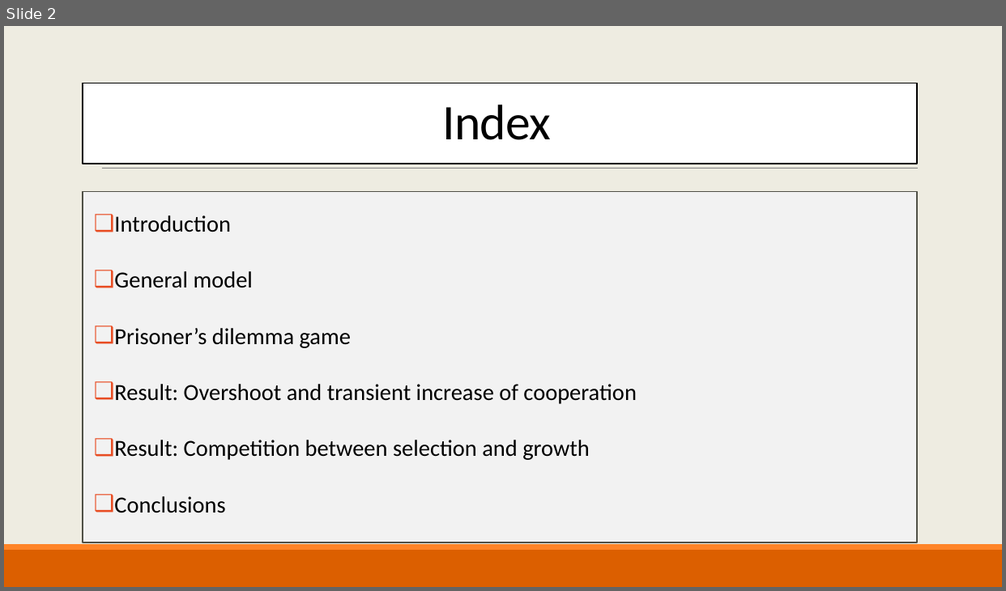
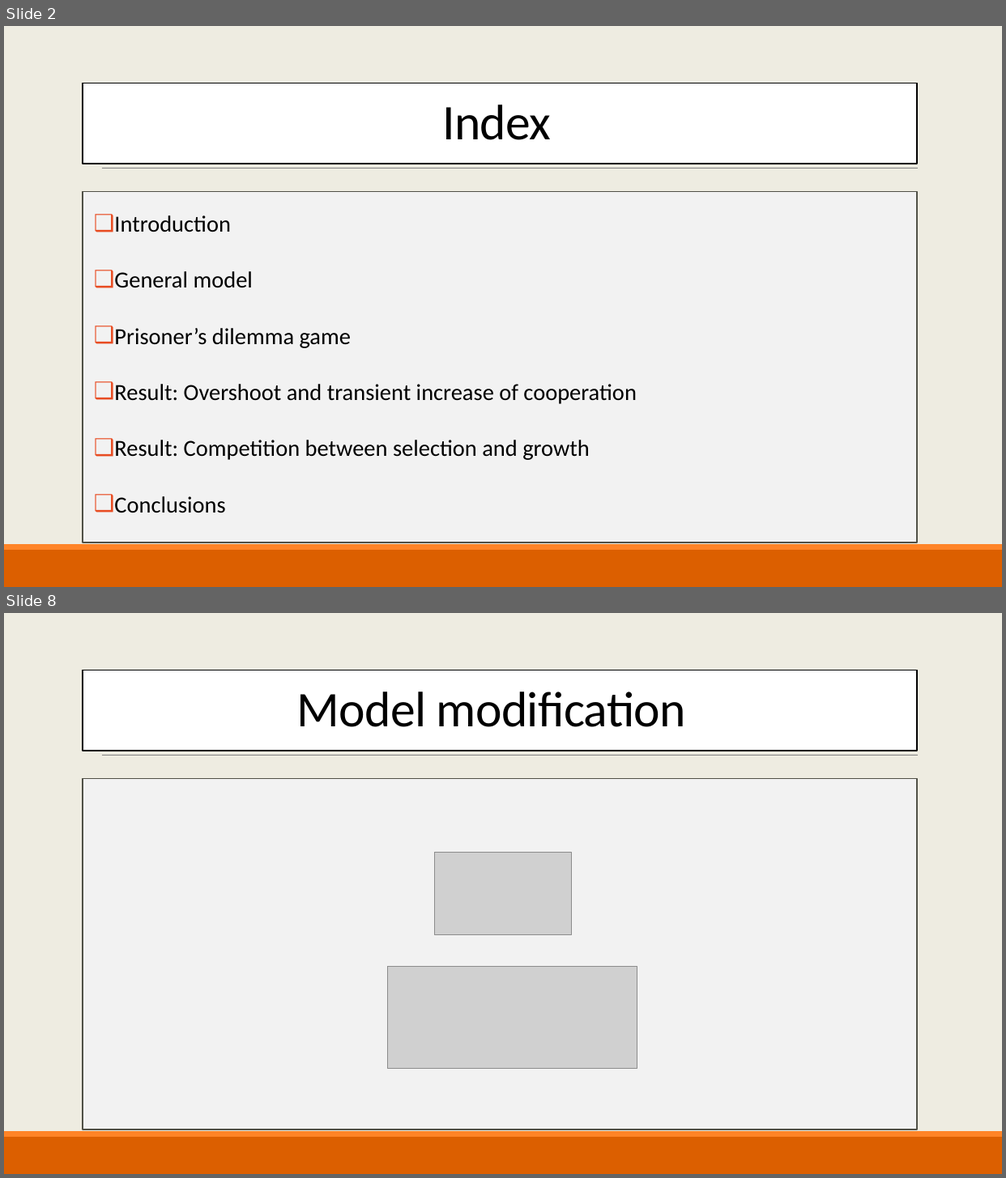
Before and after one commit to AlexBV799/EvolutionaryGameTheoryInGrowingPopulations_FinalProject, a slide deck: Evolutionary game theory.pptx. Shown one above the other, each under a label of ours: slide 2 before the commit, slides 2 and 8 after it; the slides between them are not shown. The pictures are 1006x591 and 1006x1178 pixels, drawn with LibreOffice and Linux fonts; fonts in the diff are those of the drawing; grey boxes stand for pictures; background and template pictures are left out. Boxes give left, top, right and bottom in pixels: in the first picture for what was removed or moved away, otherwise in the second. Text is boxed around its words. In the diff, an @@ line names an element or a change of style, - is before the commit and + after.

```diff
--- a/Evolutionary game theory.pptx
+++ b/Evolutionary game theory.pptx
@@ slide 8 added at bbox=[4, 613, 1002, 1174], background picture (left out); not listed: 3 template elements that a slide beside it also shows @@
@@ rectangle added at bbox=[83, 670, 918, 751], fill #FFFFFF, outline #000000 1.25 pt @@
@@ title added at bbox=[297, 692, 686, 727], 48 pt, text #000000 @@
+Model modification
@@ rectangle added at bbox=[83, 778, 918, 1130], fill #F2F2F2, outline #505046 1.25 pt @@
@@ picture added at bbox=[435, 852, 572, 935] @@
@@ picture added at bbox=[387, 966, 637, 1068] @@
```
Also in this commit, not shown: 3 slides changed, 7 other slides added, 3 slides removed, 2 other files.
